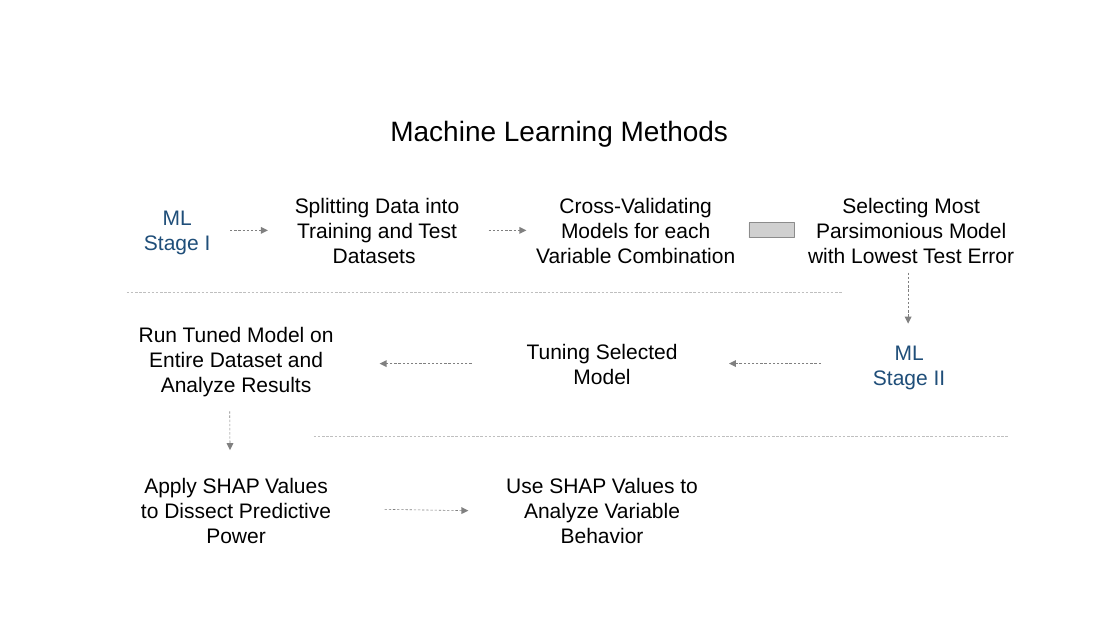
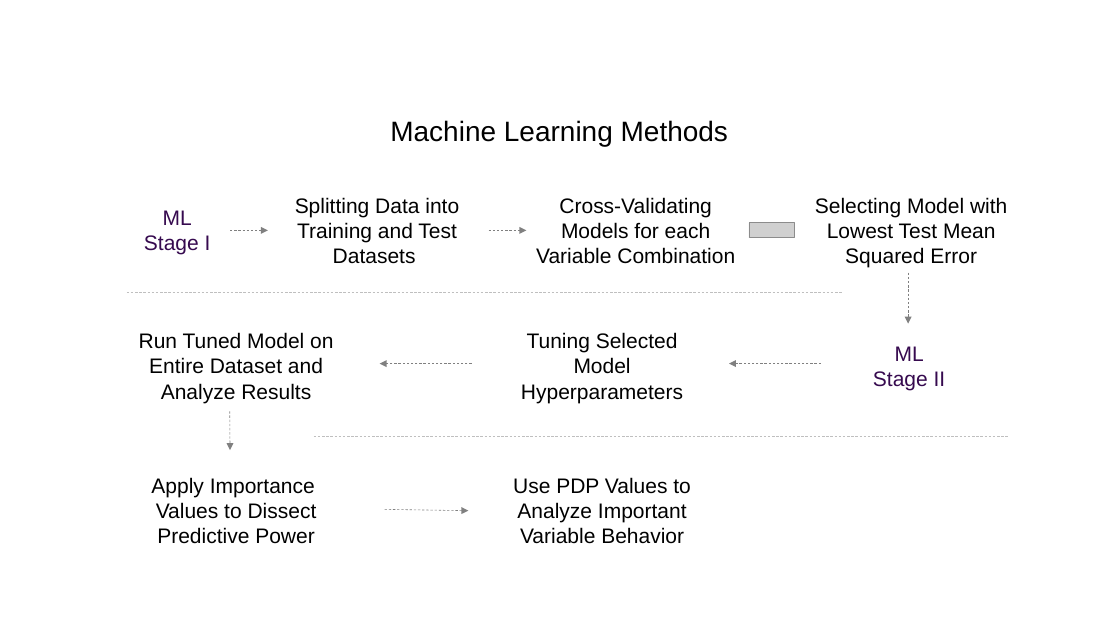
Before and after one commit to Sawbenson15/HPM_Thesis, a slide deck: slide 1 of Writing & Literature/Graphics from pptx/Thesis_Graphics.pptx. Drawn at 1120x630 pixels with LibreOffice and Linux fonts; fonts in the diff are those of the drawing; grey boxes stand for pictures. Boxes give left, top, right and bottom in pixels: in the first picture for what was removed or moved away, otherwise in the second. Text is boxed around its words. In the diff, an @@ line names an element or a change of style, - is before the commit and + after.

```diff
--- a/Writing & Literature/Graphics from pptx/Thesis_Graphics.pptx
+++ b/Writing & Literature/Graphics from pptx/Thesis_Graphics.pptx
@@ text "ML" at [144,210,211,255]: text colour #1F4E79 to #360A4F @@
@@ text at [815,197,1007,267]: text changed @@
-Selecting Most Parsimonious Model with Lowest Test Error
+Selecting Model with Lowest Test Mean Squared Error
@@ text "Run Tuned Model on Entire ...": place and size @@
-text "Run Tuned Model on Entire ..." at [139,326,333,397]
+text "Run Tuned Model on Entire ..." at [139,332,333,403]
@@ text at [521,332,683,403]: text changed @@
-Tuning Selected Model
+Tuning Selected Model Hyperparameters
@@ text "ML" at [873,346,946,391]: text colour #1F4E79 to #360A4F @@
@@ text at [151,477,317,544]: text changed @@
-Apply SHAP Values to Dissect Predictive Power
+Apply Importance Values to Dissect Predictive Power
@@ text at [513,477,690,544]: text changed @@
-Use SHAP Values to Analyze Variable Behavior
+Use PDP Values to Analyze Important Variable Behavior
```
Also in this commit, not shown: 2 other slides changed, 11 other files.
